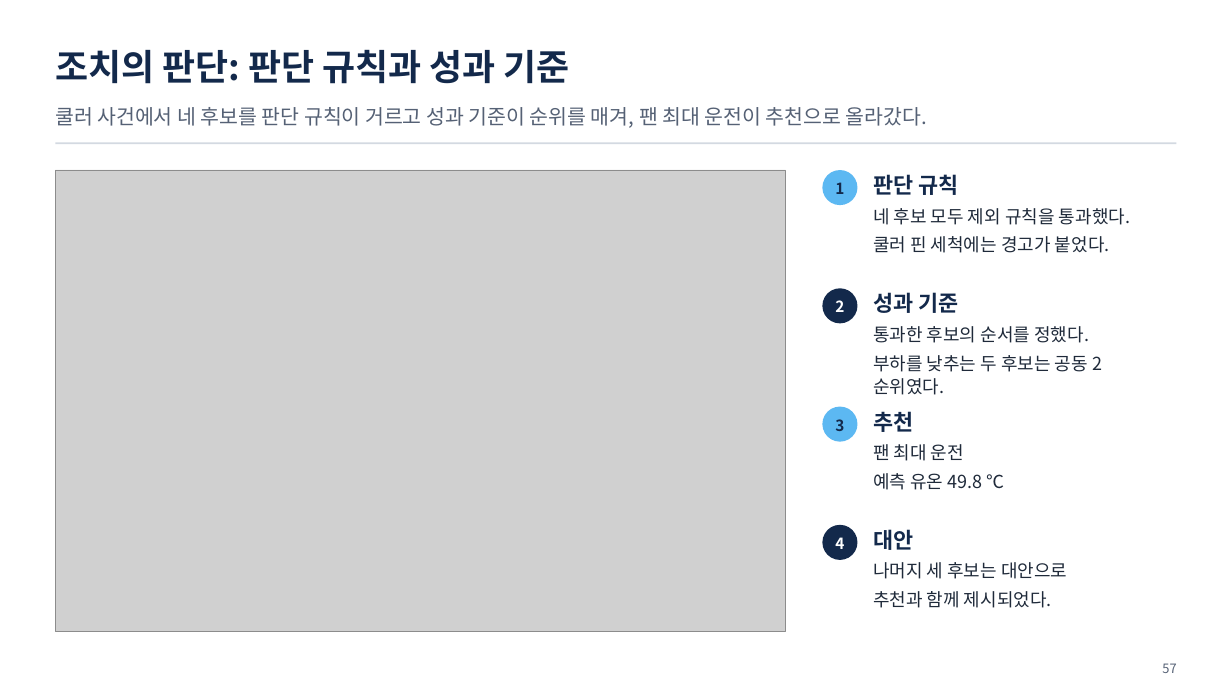
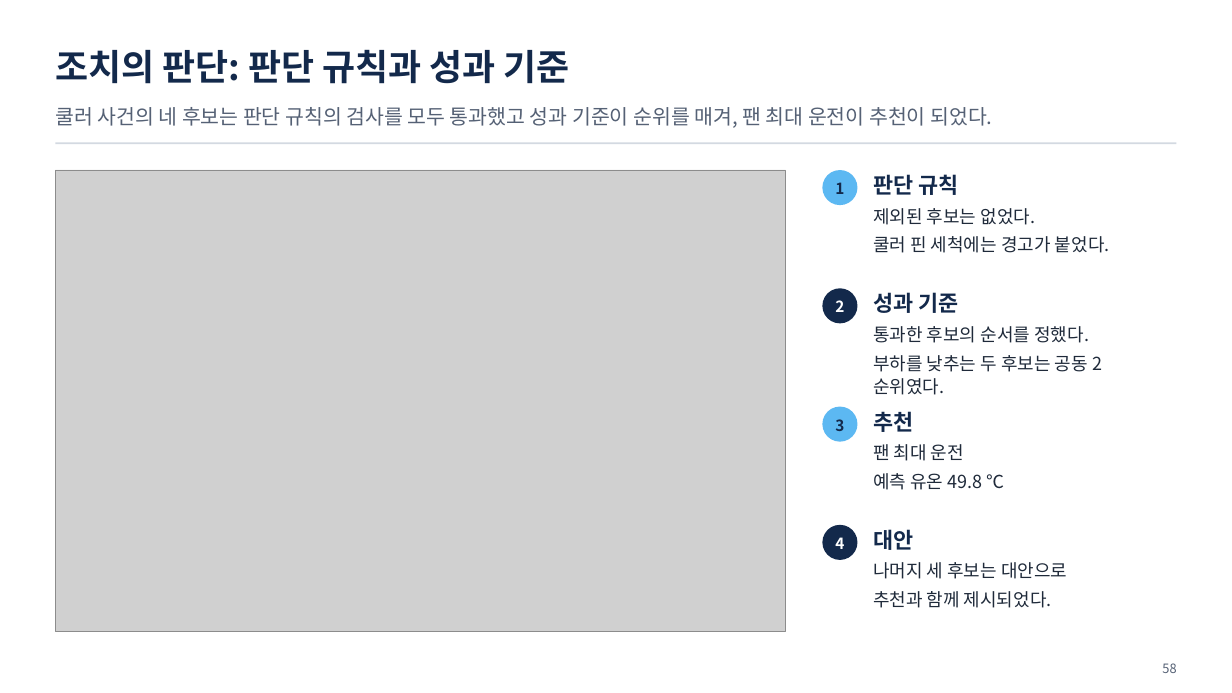
Before and after one commit to uengine-oss/hyd-iot-edu, a slide deck: slide 58 of 산출물/통합반/이론/04회차/통합반_04일차.pptx (slide 57 before the commit). Drawn at 1232x693 pixels with LibreOffice and Linux fonts; fonts in the diff are those of the drawing; grey boxes stand for pictures. Boxes give left, top, right and bottom in pixels: in the first picture for what was removed or moved away, otherwise in the second. Text is boxed around its words. In the diff, an @@ line names an element or a change of style, - is before the commit and + after.

```diff
--- a/산출물/통합반/이론/04회차/통합반_04일차.pptx
+++ b/산출물/통합반/이론/04회차/통합반_04일차.pptx
@@ text at box(55, 107, 992, 128): text changed @@
-쿨러 사건에서 네 후보를 판단 규칙이 거르고 성과 기준이 순위를 매겨, 팬 최대 운전이 추천으로 올라갔다.
+쿨러 사건의 네 후보는 판단 규칙의 검사를 모두 통과했고 성과 기준이 순위를 매겨, 팬 최대 운전이 추천이 되었다.
@@ text at box(873, 208, 1035, 225): text changed @@
-네 후보 모두 제외 규칙을 통과했다.
+제외된 후보는 없었다.
@@ text at box(1162, 663, 1176, 673): text changed @@
-57
+58
```
Also in this commit, not shown: 32 other slides changed, 1 slide added, 5 other files.
